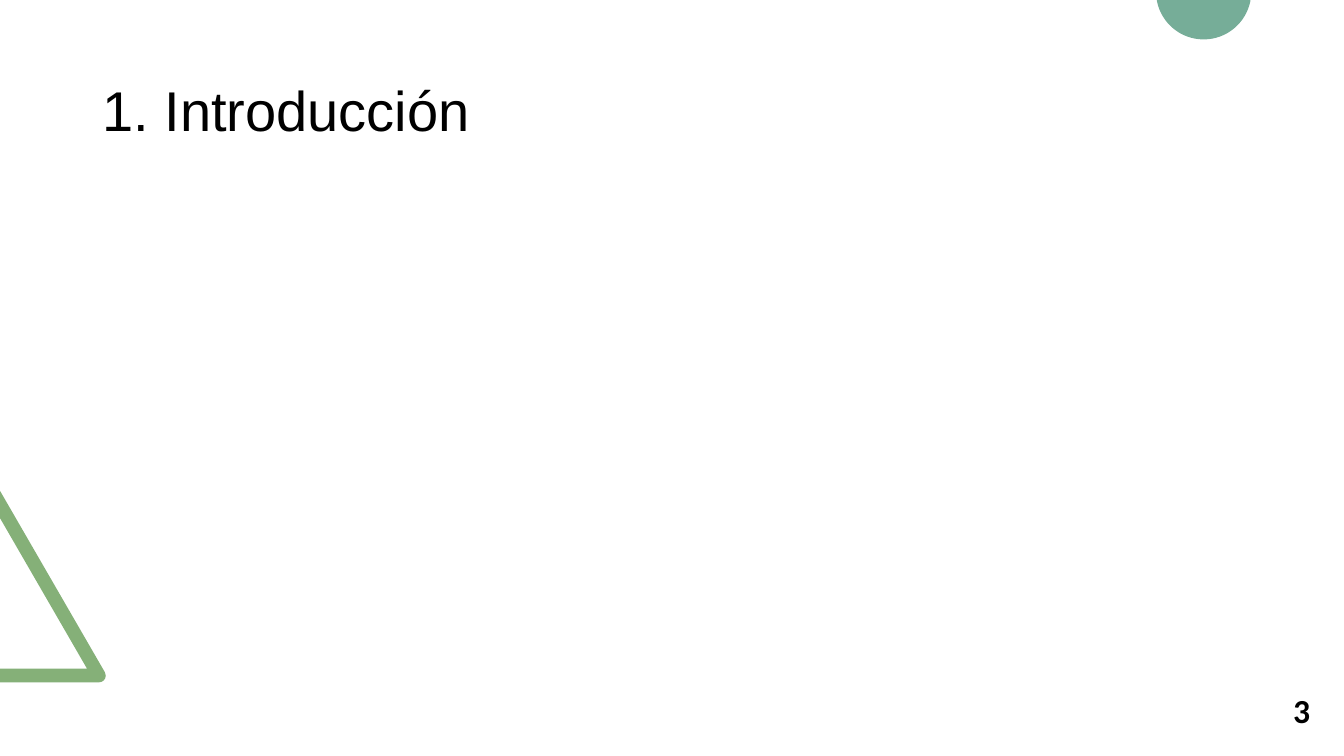
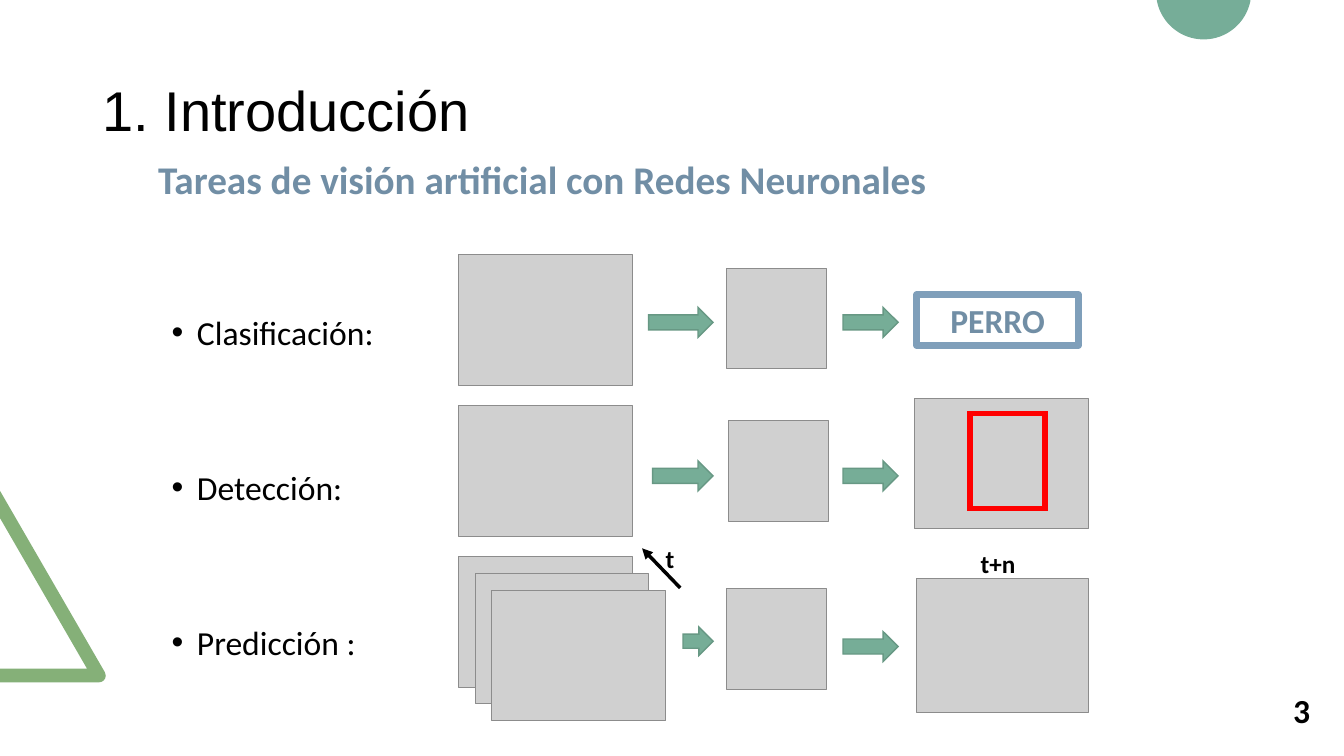
Before and after one commit to RoboticsLabURJC/2017-tfm-nuria-oyaga, a slide deck: slide 4 of Documentation/Presentacion-TFM/Presentacion-TFM.pptx. Drawn at 1344x756 pixels with LibreOffice and Linux fonts; fonts in the diff are those of the drawing; grey boxes stand for pictures. Boxes give left, top, right and bottom in pixels: in the first picture for what was removed or moved away, otherwise in the second. Text is boxed around its words. In the diff, an @@ line names an element or a change of style, - is before the commit and + after.

```diff
--- a/Documentation/Presentacion-TFM/Presentacion-TFM.pptx
+++ b/Documentation/Presentacion-TFM/Presentacion-TFM.pptx
@@ text added at [158, 166, 926, 194], 28 pt, text #718EA5, bold @@
+Tareas de visión artificial con Redes Neuronales
@@ group added at [197, 255, 1089, 721]: 10 pictures, 6 right arrows, 3 texts, 2 rectangles, 1 arrow @@
+• Clasificación:
+• Detección:
+• Predicción :
+PERRO
+t
+t+n
```
Also in this commit, not shown: 6 other slides changed, 19 slides added, 20 other files.
